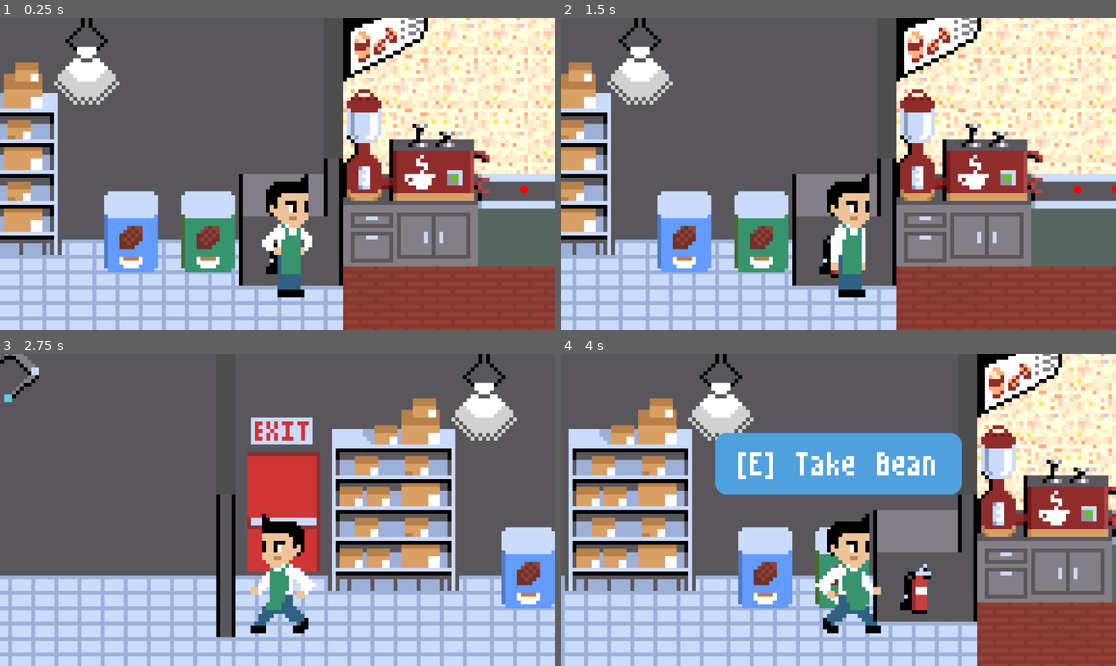
Above: before the commit, frames 1-4 (two rows, left to right).
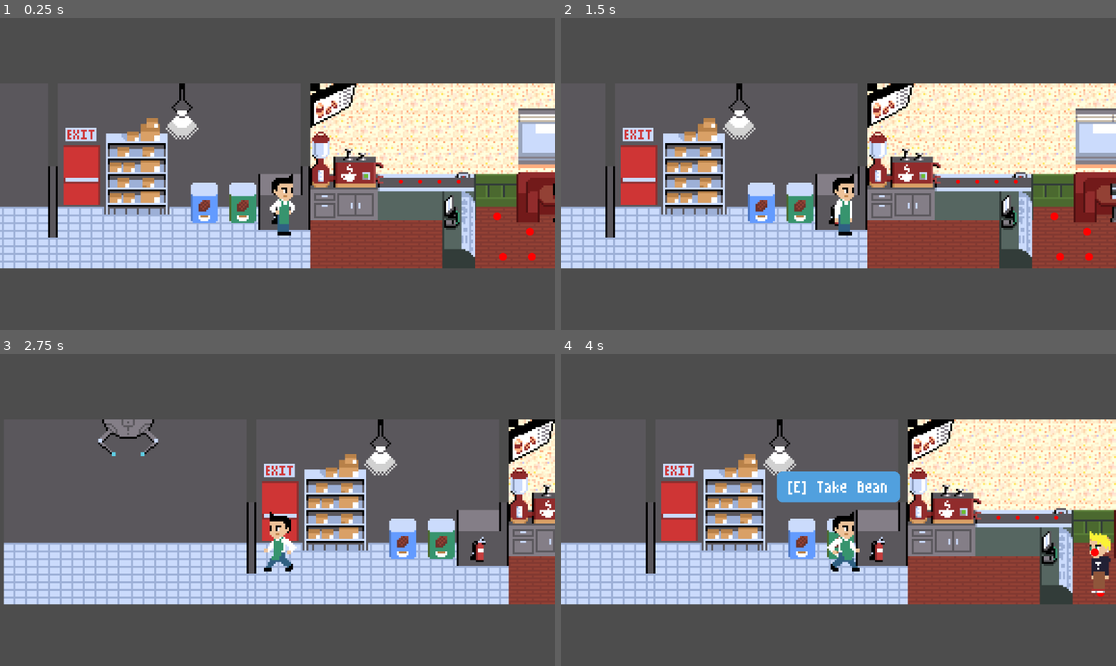
Above: after the commit, the same moments.

Repository: TheKizzyDev/GodotWildJam62
Game: Godot game, scene res://main.tscn
The game is run twice, just before and just after one commit, with the same random seed, the same clock (stepped at 60 frames per second) and the same inputs.
Inputs (mouse positions are in pixels of both pictures, inside the frame that each line leads up to):
- Up to frame 1 (0.25 s): no input
- Up to frame 2 (1.5 s): tap Enter at 0.5 s; move the mouse to (960, 158) at 0.52 s; hold D (move_right) from 0.53 s (still down); click (960, 158) at 0.6 s; tap Space (jump) at 0.77 s; move the mouse to (727, 189) at 1.27 s; tap E (interact) at 1.35 s
- Up to frame 3 (2.75 s): tap Space (jump) at 1.52 s; move the mouse to (333, 441) at 2.02 s; release D (move_right) at 2.03 s; hold A (move_left) from 2.03 s (still down); click (333, 441) at 2.1 s
- Up to frame 4 (4 s): move the mouse to (810, 572) at 2.77 s; release A (move_left) at 2.78 s; hold D (move_right) from 2.78 s (still down); tap E (interact) at 2.85 s; tap Space (jump) at 3.02, 3.77 s; move the mouse to (1005, 556) at 3.52 s; click (1005, 556) at 3.6 s

The runs differ from the first frame. In frame 1, 69% of the frame differs, in the area x 0-100%, y 0-100%; in frame 2, 69%; in frame 3, 54%; in frame 4, 72%.

Commit message:
Add free order satisfaction.

Diff:
--- a/cocoa_shop/cocoa_drink_queue.gd
+++ b/cocoa_shop/cocoa_drink_queue.gd
@@ -1,6 +1,8 @@
 class_name CocoaDrinkQueue
 
 extends Node2D
+
+signal first_drink_readied()
 
 @export var speed = 12.0
 @export var spacing = 10.0
@@ -170,4 +172,5 @@
 
 
 func _exit_moving_drinks_state():
-	pass
+	if can_take_drink():
+		first_drink_readied.emit()
--- a/cocoa_shop/cocoa_drink_queue.tscn
+++ b/cocoa_shop/cocoa_drink_queue.tscn
@@ -8,6 +8,7 @@
 script = ExtResource("1_d64l4")
 
 [node name="QueuePath" type="Path2D" parent="."]
+visible = false
 curve = SubResource("Curve2D_5ow1q")
 
 [node name="EndOfQueueMarker" type="Marker2D" parent="."]
--- a/cocoa_shop/customer_manager.gd
+++ b/cocoa_shop/customer_manager.gd
@@ -26,11 +26,34 @@
 	_timer_customer_spawning.set_one_shot(true)
 	_timer_customer_spawning.timeout.connect(_spawn_customer)
 	_timer_customer_spawning.start(customer_spawn_time)
+
+	cocoa_drink_queue.first_drink_readied.connect(_on_first_drink_readied)
+
 	customer_queue.dequeued.connect(_on_order_queue_dequeued)
-	customer_queue.first_customer_readied.connect(_on_first_customer_readied)
+	customer_queue.first_customer_readied.connect(_on_order_queue_first_customer_readied)
+
 	pickup_queue.dequeued.connect(_on_pickup_queue_dequeued)
 	pickup_queue.queue_full.connect(_on_pickup_queue_full)
+	pickup_queue.first_customer_readied.connect(_on_pickup_queue_first_customer_readied)
+
 	cash_register.order_taken.connect(_on_order_taken)
+
+func _pickup_drink():
+	if not pickup_queue.is_empty() and cocoa_drink_queue.can_take_drink():
+		var customer = pickup_queue.dequeue() as Customer
+		var drink = cocoa_drink_queue.take_drink()
+		customer.reparent(self)
+		customer.give_drink(drink)
+		customer.move_to_succeeded.connect(_on_customer_exit)
+		customer.request_move_to(exit_marker.global_position)
+
+
+func _on_first_drink_readied():
+	_pickup_drink()
+
+
+func _on_customer_exit(customer: Customer, destination: Vector2):
+	customer.queue_free()
 
 
 func _on_order_taken(customer: Customer):
@@ -43,7 +66,7 @@
 	pickup_queue.enqueue(cust)
 
 
-func _on_first_customer_readied(customer: Customer):
+func _on_order_queue_first_customer_readied(customer: Customer):
 	cash_register.set_current_customer(customer)
 
 
@@ -61,6 +84,10 @@
 		cash_register.set_pickup_queue_full(false)
 
 
+func _on_pickup_queue_first_customer_readied(customer: Customer):
+	_pickup_drink()
+
+
 func _get_random_order():
 	return possible_orders[0]
 
--- a/customers/customer.gd
+++ b/customers/customer.gd
@@ -11,6 +11,7 @@
 var _is_fulfilling_move_to_request = false
 var _curr_order: CustomerOrder: set = set_order, get = get_order
 var _order_taken = false
+var _curr_drink: CocoaDrink
 
 
 func _physics_process(delta):
@@ -25,6 +26,12 @@
 
 func set_order(new_order: CustomerOrder):
 	_curr_order = new_order
+
+
+func give_drink(drink: CocoaDrink):
+	_curr_drink = drink
+	if _curr_drink:
+		_curr_drink.reparent(self)
 
 
 func take_order():
--- a/main.tscn
+++ b/main.tscn
@@ -54,7 +54,7 @@
 
 [node name="Camera2D" type="Camera2D" parent="Player2D"]
 offset = Vector2(0, -16)
-zoom = Vector2(8, 8)
+zoom = Vector2(4, 4)
 
 [node name="CocoaShop" type="Sprite2D" parent="."]
 texture_filter = 1
